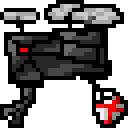
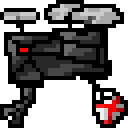
Two versions of the same layered image (128 x 128). Layer-by-layer changes:
painted on "Layer" over [4, 4, 116, 24]
